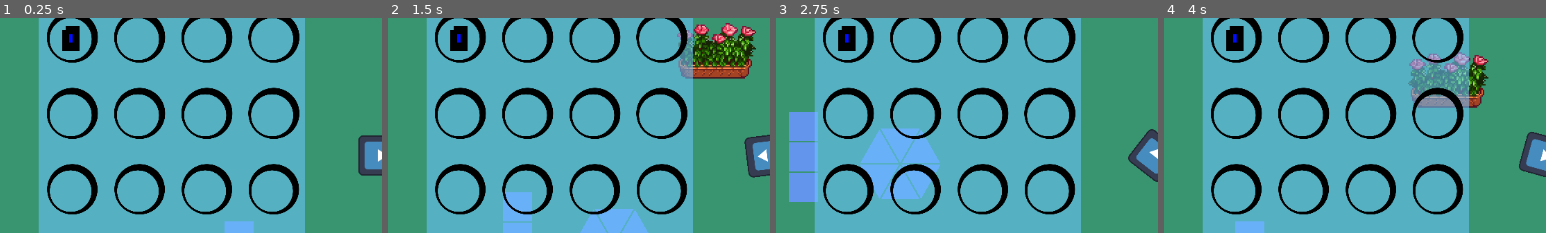
Above: before the commit, frames 1-4 (left to right).
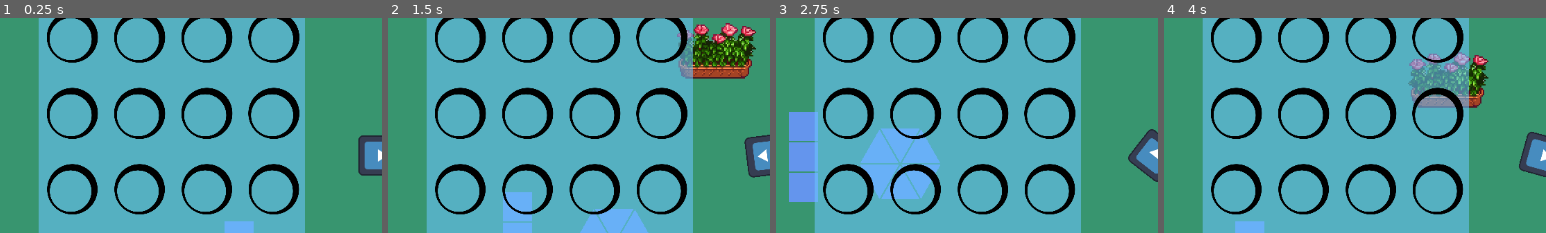
Above: after the commit, the same moments.

Repository: TheodoreVrel/DreamGarden
Game: Godot game, scene res://Scenes/GameManager/GameManager.tscn
The game is run twice, just before and just after one commit, with the same random seed, the same clock (stepped at 60 frames per second) and the same inputs. The engine's default icon, where the game draws it, is replaced by a stand-in: a white triangle on a blue panel in a dark square.
Inputs (mouse positions are % of the whole screen's width and height, from its top left):
- Up to frame 1 (0.25 s): no input
- Up to frame 2 (1.5 s): move the mouse to (73, 46) at 0.52 s; hold D (move_right) 0.53-1.28 s; click (73, 46) at 0.6 s; move the mouse to (29, 56) at 1.27 s; hold S (move_down) from 1.28 s (still down); tap Mouse wheel down (scroll_down) at 1.35 s
- Up to frame 3 (2.75 s): move the mouse to (60, 28) at 2.02 s; release S (move_down) at 2.03 s; hold D (move_right) from 2.03 s (still down); tap Mouse wheel up (scroll_up) at 2.1 s
- Up to frame 4 (4 s): move the mouse to (44, 72) at 2.77 s; release D (move_right) at 2.78 s; hold Z (move_up) 2.78-3.53 s; click (44, 72) at 2.85 s; move the mouse to (81, 67) at 3.52 s; hold Q (move_left) from 3.53 s (still down); tap Mouse wheel down (scroll_down) at 3.6 s
The pictures show only the part of the screen within x 0-50%, y 19-69%; the shares and areas given below are measured in that part.

The runs differ from the first frame. In frame 1, 0.5% of the frame differs, in the area x 16-21%, y 3-16%; in frame 2, 0.5%; in frame 3, 0.5%; in frame 4, 0.5%.

Commit message:
json integration and shop init beginning

Diff:
--- a/Assets/JSON/flowers.json
+++ b/Assets/JSON/flowers.json
@@ -15,11 +15,11 @@
 	"zeal": 0,
 	"contemplation": 1,
 	"growth_time": 2,
-	"sun_multiplier": "0,8",
-	"water_needs": 1
-  },
-  {
-	"plant_name": "Cactus Flower",
+	"sun_multiplier": 0.8,
+	"water_needs": 1
+  },
+  {
+	"plant_name": "Cactus",
 	"id": 1,
 	"love": 0,
 	"relief": 2,
@@ -34,7 +34,7 @@
 	"zeal": 2,
 	"contemplation": 0,
 	"growth_time": 13,
-	"sun_multiplier": "1,7",
+	"sun_multiplier": 1.7,
 	"water_needs": 1
   },
   {
@@ -53,7 +53,7 @@
 	"zeal": 0,
 	"contemplation": 0,
 	"growth_time": 4,
-	"sun_multiplier": "1,1",
+	"sun_multiplier": 1.1,
 	"water_needs": 2
   },
   {
@@ -72,7 +72,7 @@
 	"zeal": 2,
 	"contemplation": 0,
 	"growth_time": 3,
-	"sun_multiplier": "1,4",
+	"sun_multiplier": 1.4,
 	"water_needs": 2
   },
   {
@@ -90,8 +90,8 @@
 	"hope": 0,
 	"zeal": 0,
 	"contemplation": 0,
-	"growth_time": "7,5",
-	"sun_multiplier": "1,4",
+	"growth_time": 7.5,
+	"sun_multiplier": 1.4,
 	"water_needs": 2
   },
   {
@@ -110,7 +110,7 @@
 	"zeal": 0,
 	"contemplation": 1,
 	"growth_time": 2,
-	"sun_multiplier": "1,4",
+	"sun_multiplier": 1.4,
 	"water_needs": 1
   },
   {
@@ -129,7 +129,7 @@
 	"zeal": 0,
 	"contemplation": -1,
 	"growth_time": 7,
-	"sun_multiplier": "1,4",
+	"sun_multiplier": 1.4,
 	"water_needs": 2
   },
   {
@@ -148,7 +148,7 @@
 	"zeal": 0,
 	"contemplation": 0,
 	"growth_time": 4,
-	"sun_multiplier": "1,1",
+	"sun_multiplier": 1.1,
 	"water_needs": 2
   },
   {
@@ -167,7 +167,7 @@
 	"zeal": 0,
 	"contemplation": 1,
 	"growth_time": 15,
-	"sun_multiplier": "1,4",
+	"sun_multiplier": 1.4,
 	"water_needs": 1
   },
   {
@@ -186,7 +186,7 @@
 	"zeal": 0,
 	"contemplation": 0,
 	"growth_time": 15,
-	"sun_multiplier": "1,4",
+	"sun_multiplier": 1.4,
 	"water_needs": 1
   },
   {
@@ -205,7 +205,7 @@
 	"zeal": 0,
 	"contemplation": 0,
 	"growth_time": 18,
-	"sun_multiplier": "1,4",
+	"sun_multiplier": 1.4,
 	"water_needs": 3
   },
   {
@@ -223,8 +223,8 @@
 	"hope": 0,
 	"zeal": 0,
 	"contemplation": 3,
-	"growth_time": "1,5",
-	"sun_multiplier": "1,4",
+	"growth_time": 1.5,
+	"sun_multiplier": 1.4,
 	"water_needs": 3
   },
   {
@@ -242,8 +242,8 @@
 	"hope": 0,
 	"zeal": 0,
 	"contemplation": 0,
-	"growth_time": "1,5",
-	"sun_multiplier": "1,1",
+	"growth_time": 1.5,
+	"sun_multiplier": 1.1,
 	"water_needs": 2
   },
   {
@@ -262,7 +262,7 @@
 	"zeal": 0,
 	"contemplation": 2,
 	"growth_time": 2,
-	"sun_multiplier": "1,1",
+	"sun_multiplier": 1.1,
 	"water_needs": 2
   },
   {
@@ -281,7 +281,7 @@
 	"zeal": 2,
 	"contemplation": 0,
 	"growth_time": 7,
-	"sun_multiplier": "1,1",
+	"sun_multiplier": 1.1,
 	"water_needs": 1
   },
   {
@@ -300,7 +300,7 @@
 	"zeal": 0,
 	"contemplation": 3,
 	"growth_time": 2,
-	"sun_multiplier": "0,8",
+	"sun_multiplier": 0.8,
 	"water_needs": 3
   },
   {
@@ -318,8 +318,8 @@
 	"hope": 0,
 	"zeal": 0,
 	"contemplation": 0,
-	"growth_time": "2,5",
-	"sun_multiplier": "0,5",
+	"growth_time": 2.5,
+	"sun_multiplier": 0.5,
 	"water_needs": 3
   },
   {
@@ -338,7 +338,7 @@
 	"zeal": 0,
 	"contemplation": 0,
 	"growth_time": 11,
-	"sun_multiplier": "1,7",
+	"sun_multiplier": 1.7,
 	"water_needs": 2
   },
   {
@@ -356,8 +356,8 @@
 	"hope": 1,
 	"zeal": 2,
 	"contemplation": 0,
-	"growth_time": "3,5",
-	"sun_multiplier": "1,4",
+	"growth_time": 3.5,
+	"sun_multiplier": 1.4,
 	"water_needs": 2
   },
   {
@@ -375,8 +375,8 @@
 	"hope": 0,
 	"zeal": 0,
 	"contemplation": 0,
-	"growth_time": "1,5",
-	"sun_multiplier": "1,4",
+	"growth_time": 1.5,
+	"sun_multiplier": 1.4,
 	"water_needs": 3
   },
   {
@@ -395,7 +395,7 @@
 	"zeal": 0,
 	"contemplation": 0,
 	"growth_time": 3,
-	"sun_multiplier": "0,8",
+	"sun_multiplier": 0.8,
 	"water_needs": 1
   },
   {
@@ -414,7 +414,7 @@
 	"zeal": 0,
 	"contemplation": -2,
 	"growth_time": 12,
-	"sun_multiplier": "1,1",
+	"sun_multiplier": 1.1,
 	"water_needs": 2
   },
   {
@@ -433,7 +433,7 @@
 	"zeal": 0,
 	"contemplation": 0,
 	"growth_time": 7,
-	"sun_multiplier": "1,4",
+	"sun_multiplier": 1.4,
 	"water_needs": 2
   },
   {
@@ -452,7 +452,7 @@
 	"zeal": 0,
 	"contemplation": 2,
 	"growth_time": 2,
-	"sun_multiplier": "1,4",
+	"sun_multiplier": 1.4,
 	"water_needs": 1
   },
   {
@@ -471,7 +471,7 @@
 	"zeal": 0,
 	"contemplation": 0,
 	"growth_time": 9,
-	"sun_multiplier": "1,1",
+	"sun_multiplier": 1.1,
 	"water_needs": 2
   },
   {
@@ -489,8 +489,8 @@
 	"hope": 0,
 	"zeal": 0,
 	"contemplation": 0,
-	"growth_time": "2,5",
-	"sun_multiplier": "1,7",
+	"growth_time": 2.5,
+	"sun_multiplier": 1.7,
 	"water_needs": 3
   },
   {
@@ -508,8 +508,8 @@
 	"hope": 0,
 	"zeal": 1,
 	"contemplation": 0,
-	"growth_time": "4,5",
-	"sun_multiplier": "1,1",
+	"growth_time": 4.5,
+	"sun_multiplier": 1.1,
 	"water_needs": 2
   },
   {
@@ -527,8 +527,8 @@
 	"hope": 0,
 	"zeal": 0,
 	"contemplation": 0,
-	"growth_time": "4,5",
-	"sun_multiplier": "1,4",
+	"growth_time": 4.5,
+	"sun_multiplier": 1.4,
 	"water_needs": 2
   },
   {
@@ -547,7 +547,7 @@
 	"zeal": 0,
 	"contemplation": 0,
 	"growth_time": 3,
-	"sun_multiplier": "1,4",
+	"sun_multiplier": 1.4,
 	"water_needs": 2
   },
   {
@@ -566,7 +566,7 @@
 	"zeal": 0,
 	"contemplation": 0,
 	"growth_time": 6,
-	"sun_multiplier": "0,5",
+	"sun_multiplier": 0.5,
 	"water_needs": 2
   },
   {
@@ -585,7 +585,7 @@
 	"zeal": 0,
 	"contemplation": 0,
 	"growth_time": 21,
-	"sun_multiplier": "1,1",
+	"sun_multiplier": 1.1,
 	"water_needs": 1
   },
   {
@@ -603,8 +603,8 @@
 	"hope": 0,
 	"zeal": 0,
 	"contemplation": 0,
-	"growth_time": "3,5",
-	"sun_multiplier": "1,4",
+	"growth_time": 3.5,
+	"sun_multiplier": 1.4,
 	"water_needs": 1
   }
 ]
--- a/Scenes/Flower/flower.gd
+++ b/Scenes/Flower/flower.gd
@@ -1,8 +1,12 @@
 extends Area2D
 class_name Flower
 
+
 var sprite_directory : String = "res://Assets/Prototypes/"
 @export var id: int
+
+@onready var seed_sprite : Texture2D = load(sprite_directory + str(id) + "_seed.png")
+@onready var plant_sprite : Texture2D = load(sprite_directory + str(id) + ".png")
 
 @export_range(-1, 3, 1) var growth_stage : int = 0
 var growing: bool
@@ -13,16 +17,14 @@
 var is_fusion : bool = false
 
 @export var info: Dictionary = {
-		"flower_name": "", "stats":
-		{
+		"plant_name": "",
 			"love": 0, "relief": 0, "pride": 0, "lust": 0, "patience": 0, "joy": 0,
-			"sorrow":0, "anger":0, "trust":0, "hope":0, "zeal":0, "contemplation":0
-		},
-		"growth_time": 5.0, "sun_multiplier": 1.5, "rain_multiplier": 1.3
+			"sorrow":0, "anger":0, "trust":0, "hope":0, "zeal":0, "contemplation":0,
+		"growth_time": 5.0, "sun_multiplier": 1.5, "water_needs": 1
 	}
 
 func _ready():
-	$Sprite2D.texture = load(sprite_directory + str(id) + ".png")
+	pass
 	#$Sprite2D.frame = growth_stage
 	#print($CycleTimer.is_inside_tree())
 	#$CycleTimer.wait_time = info.get("growth_time")/4 * 5
@@ -31,7 +33,60 @@
 		#$CycleTimer.wait_time = 5
 
 
+func _init(new_id: int = id):
+	id = new_id
+	#print("¨ Initialization of the flower from data: id = ",id)
 
+	initialize_all_stats_from_json()
+	#print(info)
+	#$Sprite2D.texture = load(sprite_directory + str(id) + ".png")
+
+	#info["flower_name"] = "A"
+	#info["love"] = 0
+	#info["relief"] = 0
+	#info["pride"] = 0
+	#info["lust"] = 0
+	#info["patience"] = 0
+	#info["joy"] = 0
+	#info["sorrow"] = 0
+	#info["anger"] = 0
+	#info["trust"] = 0
+	#info["hope"] = 0
+	#info["zeal"] = 0
+	#info["contemplation"] = 0
+	#info["growth_time"] = 4
+	#info["sun_multiplier"] = 4
+	#info["water_needs"] = 2
+
+	pass
+
+func initialize_stat_from_json(stat_name, new_id: int = id):
+	var flower_data : float = 0
+
+	#print("- initialize_stat_from_json()")
+	#print("- initializing stat ", stat_name, " for flower with id ", id, " from json")
+	#print("- Stat value is  ", GlobalFlowersData.data_array[new_id].get(stat_name))
+	#print("stat_name ", stat_name)
+	var stat_value = GlobalFlowersData.data_array[new_id].get(stat_name)
+
+	#for flower in GlobalFlowersData.data_array:
+		#var stat_value1 = flower.get(stat_name)
+	#print(stat_name, " : ", stat_value)
+	initialize_stat(stat_name, stat_value)
+	pass
+func initialize_all_stats_from_json():
+	#print("/ initialize_all_stats_from_json()")
+	for stat in info:
+		#print("/ Iterating through all stats of the flower. Currently stat ", stat)
+
+		initialize_stat_from_json(stat)
+		#print("/ Stat value = ", info.get(stat))
+
+func initialize_stat(stat, value):
+	#print("__________________________")
+	#print("° Setting stat ", stat, " to the value of ", value)
+	info[stat] = value
+	#print("° Stat ", stat, " is now of value ", info[stat])
 
 func generate_fused_flower(fuse_with: Flower):
 	pass
@@ -41,12 +96,6 @@
 	#simple idea, is seeds in inventory = growth_stage -1.
 	#Not handled here, handled in garden
 	pass
-#func generate_held_flower(id: int):
-	#var temp_flower
-	#Globals.held_flower = generic_flower.instantiate()
-	#Globals.held_flower.id = id
-	#print(Globals.held_flower)
-	#holding_flower = true
 
 
 
@@ -56,7 +105,7 @@
 		#print("F????????????????????????")
 		growing = true
 
-		print("growth stage : ", growth_stage)
+		#print("growth stage : ", growth_stage)
 		flower_grew.emit()
 
 #func flower_growth_cycle():
--- a/Scenes/GameManager/GameManager.gd
+++ b/Scenes/GameManager/GameManager.gd
@@ -5,9 +5,10 @@
 @onready var inventory = $CanvasLayer/Inventory
 @onready var player = $Player
 @onready var npc = $Sandman
+@onready var shop = $Shop
 @onready var shopUI = $CanvasLayer/ShopGrid
 
-
+var packed_flower_scene : PackedScene = preload("res://Scenes/Flower/flower.tscn")
 
 var currently_cast_object: Node2D
 var currently_held_seed: Flower = null
@@ -21,8 +22,11 @@
 	inventory.connect("new_seed_selected", on_new_seed_selected)
 	inventory.connect("seeds_emptied", on_seeds_emptied)
 	npc.connect("give_flower_to_player", on_seed_gain)
+	shop.connect("open_shop", on_shop_open)
+	shop.connect("seed_stock_updated", on_seed_stock_update)
 	shopUI.connect("bought_flower", on_seed_buy)
 
+	#print(shop.get_signal_connection_list("seed_stock_updated"))
 
 func on_cast_hit_object(obj: Node):
 	if obj.get_parent() is PlantingZone:
@@ -59,7 +63,6 @@
 		print("discussion:")
 		currently_cast_object.interact_with()
 	elif currently_held_seed and currently_cast_object is PlantingZone:
-
 		if !currently_cast_object.zone_full:
 			garden.plant_flower(currently_held_seed, currently_cast_object)
 			#.add_flower_to_zone()
@@ -82,3 +85,24 @@
 func on_seed_buy(flower: Flower):
 	#separate in case I add an economy (probably will to incentivise doing missions)
 	on_seed_gain(flower, 1)
+
+func on_shop_open(open: bool):
+	shopUI.visible = open
+	pass
+
+func on_seed_stock_update(stock: Array):
+
+	shopUI.empty_shop()
+
+	var new_seed : Flower = packed_flower_scene.instantiate()
+	print("Empty Seed : ", new_seed)
+	for seed in stock:
+		new_seed = seed
+		print("seed = ", new_seed)
+		shop.add_child(new_seed)
+		shopUI.add_flower_to_shop(new_seed, 10)
+
+
+func _on_shop_seed_stock_updated(stock):
+	print("???????????? This only works if manually linked")
+	pass # Replace with function body.
--- a/Scenes/GameManager/GameManager.tscn
+++ b/Scenes/GameManager/GameManager.tscn
@@ -6,8 +6,9 @@
 [ext_resource type="Script" path="res://Scenes/GameManager/Camera.gd" id="3_5exg0"]
 [ext_resource type="PackedScene" uid="uid://wpo3yfd4vej0" path="res://Scenes/Inventory/Inventory.tscn" id="4_oyq5w"]
 [ext_resource type="PackedScene" uid="uid://bi4rg6u25c7fi" path="res://Scenes/UIManager/GardenUI.tscn" id="6_42k4s"]
-[ext_resource type="PackedScene" uid="uid://kwe3112ujidu" path="res://Scenes/NPCController/Sandman.tscn" id="6_tqowy"]
-[ext_resource type="PackedScene" uid="uid://ct72ybvsior3c" path="res://Scenes/ShopGrid/shop_grid.tscn" id="7_iatum"]
+[ext_resource type="PackedScene" uid="uid://kwe3112ujidu" path="res://Scenes/InteractiveObject/NPCController/Sandman.tscn" id="6_tqowy"]
+[ext_resource type="PackedScene" uid="uid://ct72ybvsior3c" path="res://Scenes/InteractiveObject/Shop/shop_grid.tscn" id="7_iatum"]
+[ext_resource type="PackedScene" uid="uid://2dqp5grdm86n" path="res://Scenes/InteractiveObject/Shop/Shop.tscn" id="9_a3ihh"]
 
 [node name="GameManager2" type="Node"]
 script = ExtResource("1_j82kq")
@@ -33,3 +34,7 @@
 [node name="Sandman" parent="." instance=ExtResource("6_tqowy")]
 position = Vector2(361, 22)
 scale = Vector2(2, 2)
+
+[node name="Shop" parent="." instance=ExtResource("9_a3ihh")]
+
+[connection signal="seed_stock_updated" from="Shop" to="." method="_on_shop_seed_stock_updated"]
--- /dev/null
+++ b/Scenes/GameManager/global_flowers_data.gd
@@ -0,0 +1,17 @@
+extends Node
+
+var flowers_json_path : String = "res://Assets/JSON/flowers.json"
+
+var data_array : Array
+
+func _init():
+	var file = FileAccess.open(flowers_json_path, FileAccess.READ)
+
+	var json_string = file.get_as_text()
+	var json : JSON = JSON.new()
+	var data = json.parse(json_string)
+	data_array = json.data
+
+	#print("data ((((()))))", data_array )
+	#print("json ((((()))))", json )
+	#print("json_string ((((()))))", json_string )
--- a/Scenes/Garden/garden.gd
+++ b/Scenes/Garden/garden.gd
@@ -52,7 +52,7 @@
 
 
 func on_plant_in_zone_growth_end():
-	await get_tree().create_timer(0.2)
+	#await get_tree().create_timer(0.2)
 	calculate_garden_stats()
 
 func calculate_garden_stats():
--- a/Scenes/Garden/garden.tscn
+++ b/Scenes/Garden/garden.tscn
@@ -1,8 +1,8 @@
 [gd_scene load_steps=4 format=3 uid="uid://d3hqkt0vfcs0s"]
 
-[ext_resource type="PackedScene" uid="uid://dwel875srxe3s" path="res://Scenes/Planting Zone/Triangle/planting_zone_triangle.tscn" id="1_85apd"]
+[ext_resource type="PackedScene" uid="uid://dwel875srxe3s" path="res://Scenes/InteractiveObject/Planting Zone/Triangle/planting_zone_triangle.tscn" id="1_85apd"]
 [ext_resource type="Script" path="res://Scenes/Garden/garden.gd" id="1_ixc66"]
-[ext_resource type="PackedScene" uid="uid://d0ysplh3oee43" path="res://Scenes/Planting Zone/Square/planting_zone_square.tscn" id="2_aqmp0"]
+[ext_resource type="PackedScene" uid="uid://d0ysplh3oee43" path="res://Scenes/InteractiveObject/Planting Zone/Square/planting_zone_square.tscn" id="2_aqmp0"]
 
 [node name="Garden" type="Node2D"]
 script = ExtResource("1_ixc66")
--- a/Scenes/NPCController/NPC.gd
+++ b/Scenes/InteractiveObject/InteractiveObject.gd
@@ -1,10 +1,6 @@
 extends Node2D
-class_name NPC
+class_name InteractiveObject
 
-
-@onready var npc_inventory = $Inventory
-
-signal give_flower_to_player(flower: Flower, amount: int)
 
 func zone_cast():
 	zone_interaction(zone_interaction_type.HOVERED)
@@ -13,19 +9,20 @@
 func zone_exit():
 	zone_interaction(zone_interaction_type.EXITED)
 
+
 func interact_with():
-	#print("Do you want this ", npc_inventory.get_child(0).info.get("flower_name"), "?")
-	give_flower(npc_inventory.get_child(0))
+	pass
 
-func give_flower(flower: Flower):
-	give_flower_to_player.emit(flower, 1)
 
 enum zone_interaction_type{HOVERED, CLICKED,EXITED}
 func zone_interaction(interaction: zone_interaction_type):
 	match interaction:
 		zone_interaction_type.HOVERED:
-			print("hovered")
+			#print("hovered")
+			pass
 		zone_interaction_type.EXITED:
-			print("exited")
+			#print("exited")
+			pass
 		zone_interaction_type.CLICKED:
-			print("clicked")
+			#print("clicked")
+			pass
--- a/Scenes/NPCController/AbstractNPC.tscn
+++ b/Scenes/InteractiveObject/NPCController/AbstractNPC.tscn
@@ -1,7 +1,7 @@
 [gd_scene load_steps=3 format=3 uid="uid://ccy1cjljui3ms"]
 
 [ext_resource type="PackedScene" uid="uid://l68djswjsttx" path="res://Scenes/Flower/flower.tscn" id="1_01y00"]
-[ext_resource type="Script" path="res://Scenes/NPCController/NPC.gd" id="1_xvp5v"]
+[ext_resource type="Script" path="res://Scenes/InteractiveObject/NPCController/NPC.gd" id="1_xvp5v"]
 
 [node name="AbstractNpc" type="Node2D"]
 script = ExtResource("1_xvp5v")
--- /dev/null
+++ b/Scenes/InteractiveObject/NPCController/NPC.gd
@@ -0,0 +1,16 @@
+extends InteractiveObject
+class_name NPC
+
+
+@onready var npc_inventory = $Inventory
+
+signal give_flower_to_player(flower: Flower, amount: int)
+
+
+
+func interact_with():
+	#print("Do you want this ", npc_inventory.get_child(0).info.get("flower_name"), "?")
+	give_flower(npc_inventory.get_child(0))
+
+func give_flower(flower: Flower):
+	give_flower_to_player.emit(flower, 1)
--- a/Scenes/NPCController/Sandman.tscn
+++ b/Scenes/InteractiveObject/NPCController/Sandman.tscn
@@ -1,6 +1,6 @@
 [gd_scene load_steps=5 format=3 uid="uid://kwe3112ujidu"]
 
-[ext_resource type="Script" path="res://Scenes/NPCController/NPC.gd" id="1_snjig"]
+[ext_resource type="Script" path="res://Scenes/InteractiveObject/NPCController/NPC.gd" id="1_snjig"]
 [ext_resource type="Texture2D" uid="uid://cp7b0176agyai" path="res://Assets/flower sheet.png" id="2_p6bqw"]
 [ext_resource type="PackedScene" uid="uid://l68djswjsttx" path="res://Scenes/Flower/flower.tscn" id="3_garnp"]
 
--- a/Scenes/Planting Zone/Square/planting_zone_square.tscn
+++ b/Scenes/InteractiveObject/Planting Zone/Square/planting_zone_square.tscn
@@ -1,7 +1,7 @@
 [gd_scene load_steps=4 format=3 uid="uid://d0ysplh3oee43"]
 
-[ext_resource type="PackedScene" uid="uid://bko3yb2dj2i2i" path="res://Scenes/Planting Zone/area/planting_zone_abstract.tscn" id="1_nof12"]
-[ext_resource type="Script" path="res://Scenes/Planting Zone/planting_zone.gd" id="1_tspfn"]
+[ext_resource type="PackedScene" uid="uid://bko3yb2dj2i2i" path="res://Scenes/InteractiveObject/Planting Zone/area/planting_zone_abstract.tscn" id="1_nof12"]
+[ext_resource type="Script" path="res://Scenes/InteractiveObject/Planting Zone/planting_zone.gd" id="1_tspfn"]
 
 [sub_resource type="RectangleShape2D" id="RectangleShape2D_hkd63"]
 size = Vector2(6.00001, 6.00001)
--- a/Scenes/Planting Zone/Triangle/planting_zone_triangle.tscn
+++ b/Scenes/InteractiveObject/Planting Zone/Triangle/planting_zone_triangle.tscn
@@ -1,7 +1,7 @@
 [gd_scene load_steps=3 format=3 uid="uid://dwel875srxe3s"]
 
-[ext_resource type="Script" path="res://Scenes/Planting Zone/planting_zone.gd" id="1_2hfmb"]
-[ext_resource type="PackedScene" uid="uid://bko3yb2dj2i2i" path="res://Scenes/Planting Zone/area/planting_zone_abstract.tscn" id="1_pm0u3"]
+[ext_resource type="Script" path="res://Scenes/InteractiveObject/Planting Zone/planting_zone.gd" id="1_2hfmb"]
+[ext_resource type="PackedScene" uid="uid://bko3yb2dj2i2i" path="res://Scenes/InteractiveObject/Planting Zone/area/planting_zone_abstract.tscn" id="1_pm0u3"]
 
 [node name="PlantingZoneTriangle" type="Node2D"]
 scale = Vector2(7, 7)
--- a/Scenes/Planting Zone/area/planting_zone_abstract.tscn
+++ b/Scenes/InteractiveObject/Planting Zone/area/planting_zone_abstract.tscn
@@ -1,6 +1,6 @@
 [gd_scene load_steps=2 format=3 uid="uid://bko3yb2dj2i2i"]
 
-[ext_resource type="Script" path="res://Scenes/Planting Zone/planting_zone.gd" id="1_vikap"]
+[ext_resource type="Script" path="res://Scenes/InteractiveObject/Planting Zone/planting_zone.gd" id="1_vikap"]
 
 [node name="Planting zone" type="Area2D"]
 collision_layer = 4
--- a/Scenes/Planting Zone/planting_zone.gd
+++ b/Scenes/InteractiveObject/Planting Zone/planting_zone.gd
@@ -1,4 +1,4 @@
-extends Node2D
+extends InteractiveObject
 class_name PlantingZone
 
 @onready var collision_polygon : CollisionPolygon2D = get_child(0).find_child("CollisionPolygon2D")
@@ -29,14 +29,7 @@
 		polygon.color = default_color
 	growth_timer.connect("timeout", _on_growth_timer_timeout)
 
-func zone_cast():
-	zone_interaction(zone_interaction_type.HOVERED)
 
-func zone_exit():
-	zone_interaction(zone_interaction_type.EXITED)
-
-
-enum zone_interaction_type{HOVERED, CLICKED,EXITED}
 func zone_interaction(interaction: zone_interaction_type):
 	match interaction:
 		zone_interaction_type.HOVERED:
--- /dev/null
+++ b/Scenes/InteractiveObject/Shop/Shop.tscn
@@ -0,0 +1,6 @@
+[gd_scene load_steps=2 format=3 uid="uid://2dqp5grdm86n"]
+
+[ext_resource type="Script" path="res://Scenes/InteractiveObject/Shop/shop_manager.gd" id="1_qwfca"]
+
+[node name="Shop" type="Node2D"]
+script = ExtResource("1_qwfca")
--- a/Scenes/ShopGrid/ShopGrid.gd
+++ b/Scenes/InteractiveObject/Shop/ShopGrid.gd
@@ -2,7 +2,7 @@
 
 
 var hovered_slot : InventorySlot
-@onready var shop_flower : Flower = $Flower
+#@onready var shop_flower : Flower = $Flower
 
 
 signal bought_flower
@@ -10,7 +10,7 @@
 func _ready():
 	for slot in find_child("Grid").get_children():
 		slot.connect("hovered", on_area_entered)
-	add_flower_to_shop(shop_flower, 5)
+	#add_flower_to_shop(shop_flower, 5)
 
 func _process(delta):
 	if Input.is_action_just_released("left_click") and hovered_slot:
@@ -25,6 +25,9 @@
 		bought_flower.emit(hovered_slot.slotted_flower)
 		hovered_slot.remove_flower()
 
+func empty_shop():
+	for slot : InventorySlot in $Grid.get_children():
+		slot.remove_flower(true)
 
 func add_flower_to_shop(flower : Flower, amount : int):
 	get_first_empty_slot().add_flower_to_slot(flower, amount)
--- a/Scenes/ShopGrid/shop_grid.tscn
+++ b/Scenes/InteractiveObject/Shop/shop_grid.tscn
@@ -1,8 +1,7 @@
-[gd_scene load_steps=4 format=3 uid="uid://ct72ybvsior3c"]
+[gd_scene load_steps=3 format=3 uid="uid://ct72ybvsior3c"]
 
-[ext_resource type="Script" path="res://Scenes/ShopGrid/ShopGrid.gd" id="1_stsbo"]
+[ext_resource type="Script" path="res://Scenes/InteractiveObject/Shop/ShopGrid.gd" id="1_stsbo"]
 [ext_resource type="PackedScene" uid="uid://cw37aubypcast" path="res://Scenes/Inventory/InventorySlot.tscn" id="2_uqvvj"]
-[ext_resource type="PackedScene" uid="uid://l68djswjsttx" path="res://Scenes/Flower/flower.tscn" id="3_rgok6"]
 
 [node name="ShopGrid" type="Control"]
 layout_mode = 3
@@ -111,27 +110,3 @@
 layout_mode = 2
 size_flags_horizontal = 7
 size_flags_vertical = 7
-
-[node name="Flower" parent="." instance=ExtResource("3_rgok6")]
-visible = false
-growth_stage = -1
-info = {
-"flower_name": "Poppy",
-"growth_time": 5.0,
-"rain_multiplier": 1.3,
-"stats": {
-"anger": 0,
-"contemplation": 4,
-"hope": 0,
-"joy": 4,
-"love": 0,
-"lust": 0,
-"patience": 0,
-"pride": -4,
-"relief": 0,
-"sorrow": 4,
-"trust": 0,
-"zeal": 0
-},
-"sun_multiplier": 1.5
-}
--- /dev/null
+++ b/Scenes/InteractiveObject/Shop/shop_manager.gd
@@ -0,0 +1,27 @@
+extends InteractiveObject
+
+# hyacinth, lavender, rose, sage, sunflower, tansy
+var starting_seed_stock : Array = [7, 9, 21, 23, 25, 26]
+
+var seed_stock : Array = []
+
+signal open_shop(bool)
+signal seed_stock_updated(stock: Array)
+
+func interact_with():
+	open_shop.emit(true)
+
+func _ready():
+	initialize_shop_flowers()
+
+func initialize_shop_flowers():
+	var new_flower : Flower
+	for flower_id in starting_seed_stock:
+		new_flower = Flower.new(flower_id)
+		print("---------------------   ", new_flower.info.get("plant_name"))
+		seed_stock.append(new_flower)
+
+	print("emit seed stock : ", seed_stock)
+	seed_stock_updated.emit(seed_stock)
+
+#func update_seed_stock():
--- a/project.godot
+++ b/project.godot
@@ -14,6 +14,10 @@
 run/main_scene="res://Scenes/GameManager/GameManager.tscn"
 config/features=PackedStringArray("4.3", "Forward Plus")
 config/icon="res://Assets/icon.svg"
+
+[autoload]
+
+GlobalFlowersData="*res://Scenes/GameManager/global_flowers_data.gd"
 
 [input]
 
Not shown: 1 places in Scenes/GameManager/GameManager.tscn that only renumber resources
Renamed: Scenes/Planting Zone/area/planting_zone_area.gd -> Scenes/InteractiveObject/Planting Zone/area/planting_zone_area.gd
